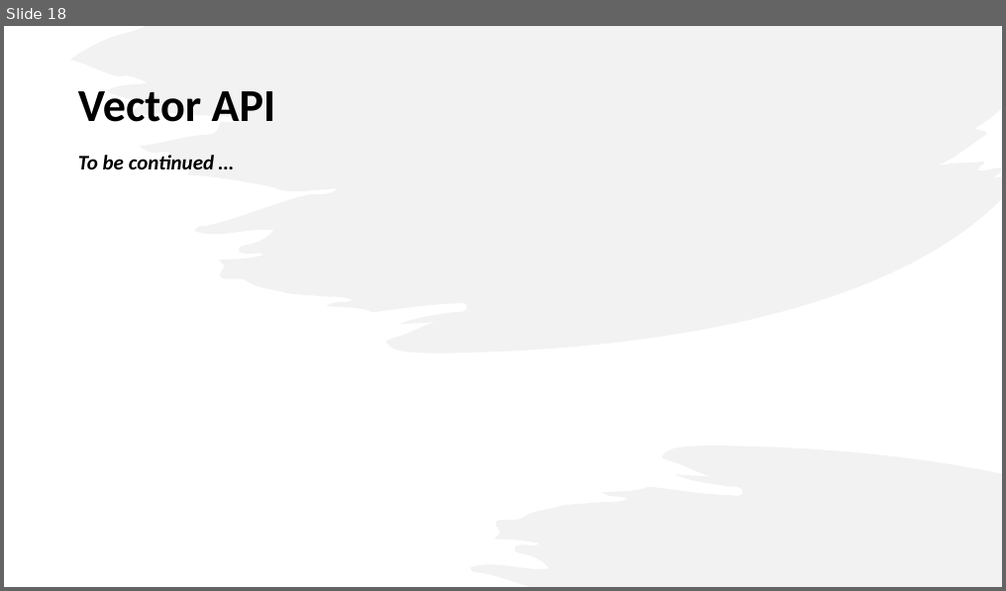
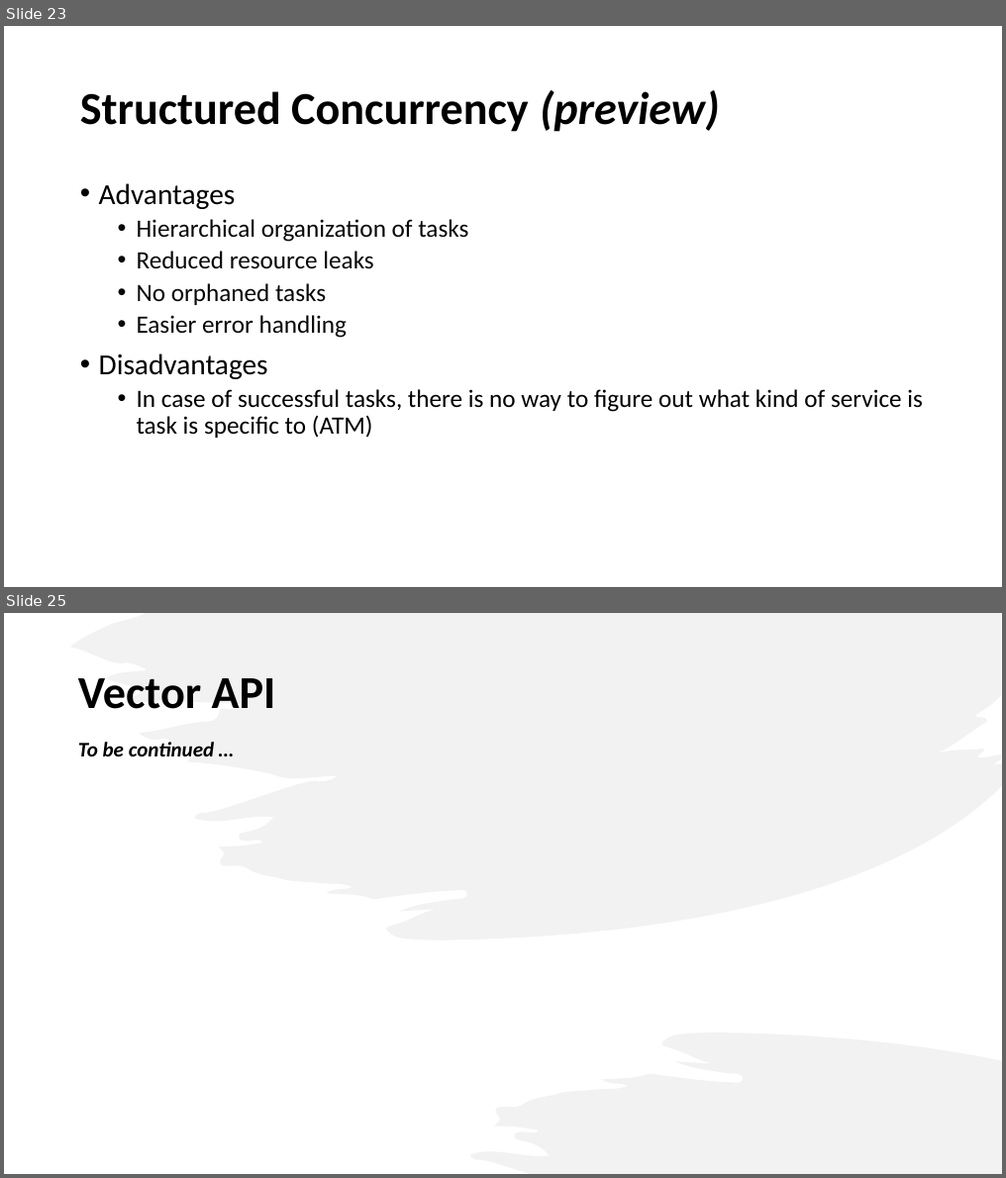
Before and after one commit to iuliana/jdk21-parent-project, a slide deck: Java21-Presentation.pptx. Shown one above the other, each under a label of ours: slide 18 before the commit, slides 23 and 25 after it; the slides between them are not shown. The pictures are 1006x591 and 1006x1178 pixels, drawn with LibreOffice and Linux fonts; fonts in the diff are those of the drawing. Boxes give left, top, right and bottom in pixels: in the first picture for what was removed or moved away, otherwise in the second. Text is boxed around its words. In the diff, an @@ line names an element or a change of style, - is before the commit and + after.

```diff
--- a/Java21-Presentation.pptx
+++ b/Java21-Presentation.pptx
@@ slide 23 added at <box>4,26,1002,587</box>, background #FFFFFF @@
@@ title added at <box>80,90,719,132</box>, 44 pt, text #000000, bold @@
+Structured Concurrency (preview)
@@ text added at <box>99,183,923,438</box>, 24 pt, text #000000 @@
+• Advantages
+  • Hierarchical organization of tasks
+  • Reduced resource leaks
+  • No orphaned tasks
+  • Easier error handling
+• Disadvantages
+  • In case of successful tasks, there is no way to figure out what kind of service is task is specific to (ATM)
@@ what was slide 18 is now slide 25 @@
```
Also in this commit, not shown: 11 slides changed, 6 other slides added, 17 other files.
